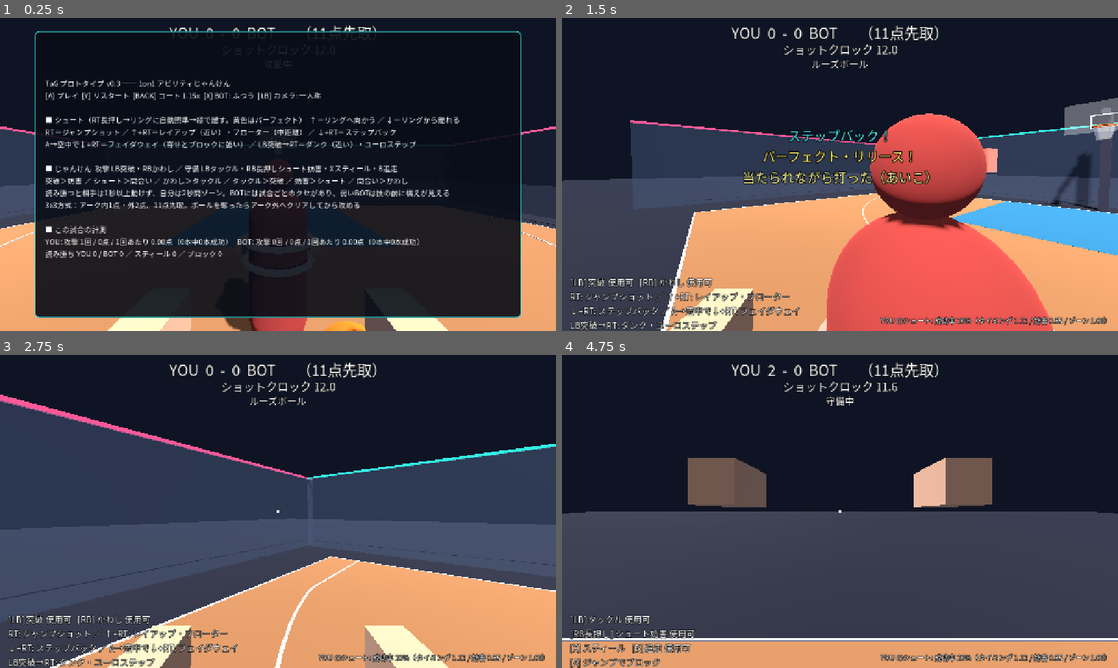
Above: before the commit, frames 1-4 (two rows, left to right).
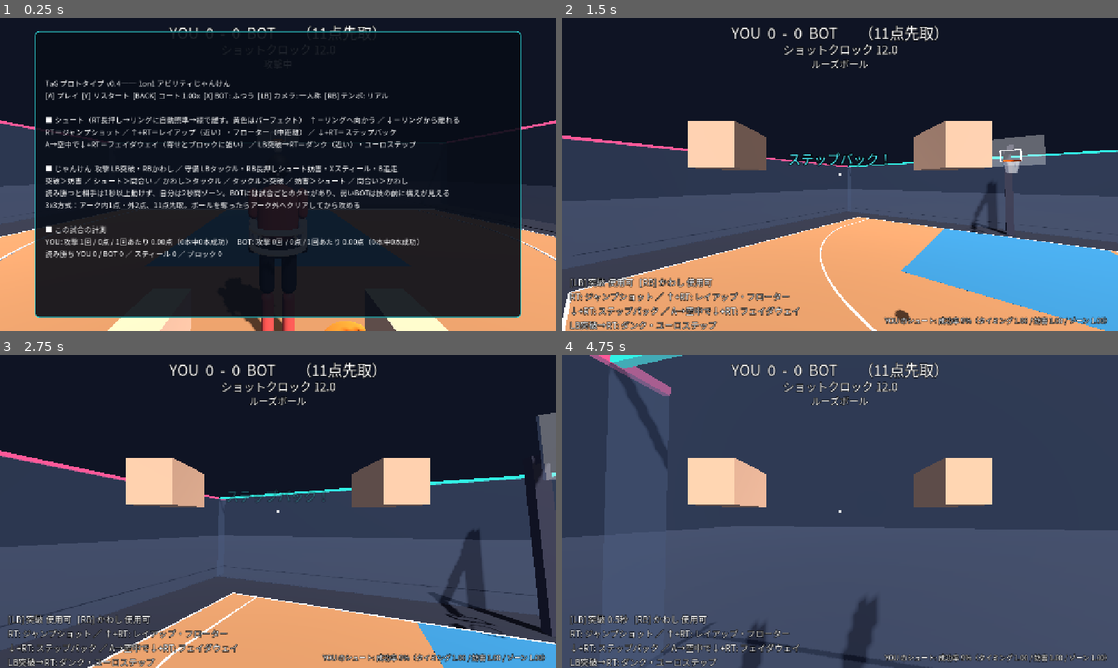
Above: after the commit, the same moments.

Repository: S70RM3892/Basket-team-play-TaG
Game: Godot game, scene res://main.tscn
The game is run twice, just before and just after one commit, with the same random seed, the same clock (stepped at 60 frames per second) and the same inputs.
Inputs (mouse positions are in pixels of both pictures, inside the frame that each line leads up to):
- Up to frame 1 (0.25 s): no input
- Up to frame 2 (1.5 s): tap Enter (menu_ok) at 0.5 s; move the mouse to (962, 158) at 0.52 s; press the mouse at (962, 158) at 0.53 s; hold D (move_right) 0.53-1.28 s; tap Space (jump) at 0.77, 1.07 s; tap Shift (step) at 0.8, 1.35 s; move the mouse to (812, 174) at 1.27 s; release the mouse at (812, 174) at 1.28 s; hold W (move_fwd) from 1.28 s (still down)
- Up to frame 3 (2.75 s): keep holding W (move_fwd); tap Space (jump) at 1.52, 1.55, 1.82, 2.1 s; move the mouse to (289, 505) at 2.02 s; press the mouse at (289, 505) at 2.03 s
- Up to frame 4 (4.75 s): move the mouse to (834, 517) at 2.77 s; release the mouse at (834, 517) at 2.78 s; tap Q (ability1) at 2.85 s; click (834, 517) at 2.92 s; tap Space (jump) at 3.02, 3.32, 3.77, 3.8, 4.07, 4.52 s; tap Shift (step) at 3.05 s; move the mouse to (878, 514) at 3.52 s; hold E (ability2) 3.53-4.28 s; tap Escape (pause) at 4.15 s; move the mouse to (673, 464) at 4.27 s; release W (move_fwd) at 4.28 s; hold A (move_left) from 4.28 s (still down); click (673, 464) at 4.35 s

The runs differ from the first frame. In frame 1, 1.5% of the frame differs, in the area x 0-100%, y 19-100%; in frame 2, 45%; in frame 3, 35%; in frame 4, 90%, in the area x 0-100%, y 0-100%.

Commit message:
Prototype v0.4: realistic tempo and articulated player rig
- Tempo tuned to real data: jumper ~0.75s to optimal release, layup ~0.96s,
  run 4.8 m/s, dash 7.5 m/s, real gravity, heavier acceleration; auto-jump
  apex still lands on the perfect zone for every shot type
- Pause-menu tempo toggle (real / fast) and real-size court by default
- New procedural humanoid rig (hips, spine, neck, shoulders, elbows, hips,
  knees) with poses for run, dribble, defensive stance, each shot type,
  contest, tackle, spin dodge, stagger and knockdown; TaG rings on waist

Co-Authored-By: Claude Opus 5.5 <noreply@anthropic.com>
Claude-Session: https://claude.ai/code/session_014atymtKrLsjMvGRD2tjQcD

Diff:
--- a/prototype/project.godot
+++ b/prototype/project.godot
@@ -7,7 +7,7 @@
 
 config/name="TaG Prototype"
 config/description="Basket Team-play TaG: 1on1 ability rock-paper-scissors prototype"
-config/version="0.3.0"
+config/version="0.4.0"
 run/main_scene="res://main.tscn"
 config/features=PackedStringArray("4.7", "GL Compatibility")
 config/icon="res://icon.svg"
--- a/prototype/scripts/athlete.gd
+++ b/prototype/scripts/athlete.gd
@@ -4,29 +4,29 @@
 
 enum S { NORMAL, DASH_START, DASH, DODGE_START, DODGE, DODGE_RECOVER, TACKLE_START, TACKLE, TACKLE_RECOVER, CONTEST_START, CONTEST, STEP, DOWN, STAGGER, STEAL_RECOVER, SHOOT }
 
-const WALK_SPEED := 6.2
-const DRIBBLE_SPEED := 5.6
-const SHOOT_MOVE_SPEED := 1.6
-const CONTEST_MOVE_SPEED := 1.4
-const ACCEL := 34.0
-const GRAVITY := 13.0
-const JUMP_VEL := 4.6
+const WALK_SPEED := 4.8
+const DRIBBLE_SPEED := 4.4
+const SHOOT_MOVE_SPEED := 1.2
+const CONTEST_MOVE_SPEED := 1.2
+const ACCEL := 14.0
+const GRAVITY := 9.8
+const JUMP_VEL := 3.8
 
 # 突破（攻撃・移動系）
 const DASH_START_T := 0.15
-const DASH_T := 0.30
-const DASH_SPEED := 13.0
+const DASH_T := 0.45
+const DASH_SPEED := 7.5
 const DASH_CD := 4.0
 # かわし（攻撃・妨害回避系）
 const DODGE_START_T := 0.08
-const DODGE_T := 0.36
-const DODGE_SPEED := 4.8
+const DODGE_T := 0.4
+const DODGE_SPEED := 3.5
 const DODGE_RECOVER_T := 0.45
 const DODGE_CD := 5.0
 # タックル（守備・タックル系）
 const TACKLE_START_T := 0.15
-const TACKLE_T := 0.20
-const TACKLE_SPEED := 9.0
+const TACKLE_T := 0.25
+const TACKLE_SPEED := 6.5
 const TACKLE_RECOVER_T := 0.50
 const TACKLE_WHIFF_EXTRA := 0.35
 const TACKLE_CD := 5.0
@@ -37,8 +37,8 @@
 const CONTEST_CD := 5.0
 const CONTEST_RANGE := 2.4
 # 追走ステップ（守備・移動系＝間合い）
-const STEP_T := 0.2
-const STEP_SPEED := 8.5
+const STEP_T := 0.25
+const STEP_SPEED := 5.5
 const STEP_CD := 2.5
 # 素の守備
 const STEAL_CD := 1.2
@@ -50,13 +50,13 @@
 #  meter=溜めが1.0になるまでの秒数 / mult=成功率の倍率 / prox=寄せの効きやすさ（小さいほど寄せに強い）
 #  block=ブロックされやすさ / angle=弾道の角度（0は距離で自動）/ jump_at・jump_v=自動ジャンプ（頂点が「パーフェクト」付近に来る）
 const SHOT_TYPES := {
-	"jumper": {"name": "ジャンプショット", "meter": 0.7, "mult": 1.0, "prox": 1.0, "block": 1.0, "angle": 0.0, "jump_at": 0.2, "jump_v": 4.0},
-	"stepback": {"name": "ステップバック", "meter": 0.75, "mult": 0.95, "prox": 1.0, "block": 0.8, "angle": 0.0, "jump_at": 0.25, "jump_v": 4.0},
-	"fade": {"name": "フェイダウェイ", "meter": 0.45, "mult": 0.86, "prox": 0.45, "block": 0.4, "angle": 56.0, "jump_at": -1.0, "jump_v": 0.0},
-	"layup": {"name": "レイアップ", "meter": 0.8, "mult": 1.05, "prox": 1.0, "block": 1.3, "angle": 0.0, "jump_at": 0.25, "jump_v": 4.4},
-	"euro": {"name": "ユーロステップ", "meter": 0.8, "mult": 1.0, "prox": 0.5, "block": 0.6, "angle": 0.0, "jump_at": 0.25, "jump_v": 4.4},
-	"floater": {"name": "フローター", "meter": 0.6, "mult": 0.95, "prox": 0.6, "block": 0.3, "angle": 66.0, "jump_at": 0.19, "jump_v": 3.2},
-	"dunk": {"name": "ダンク", "meter": 0.5, "mult": 1.0, "prox": 0.7, "block": 1.5, "angle": 0.0, "jump_at": 0.0, "jump_v": 5.0},
+	"jumper": {"name": "ジャンプショット", "meter": 1.0, "mult": 1.0, "prox": 1.0, "block": 1.0, "angle": 0.0, "jump_at": 0.4, "jump_v": 3.4},
+	"stepback": {"name": "ステップバック", "meter": 1.28, "mult": 0.95, "prox": 1.0, "block": 0.8, "angle": 0.0, "jump_at": 0.6, "jump_v": 3.4},
+	"fade": {"name": "フェイダウェイ", "meter": 0.4, "mult": 0.86, "prox": 0.45, "block": 0.4, "angle": 56.0, "jump_at": -1.0, "jump_v": 0.0},
+	"layup": {"name": "レイアップ", "meter": 1.3, "mult": 1.05, "prox": 1.0, "block": 1.3, "angle": 0.0, "jump_at": 0.55, "jump_v": 4.0},
+	"euro": {"name": "ユーロステップ", "meter": 1.35, "mult": 1.0, "prox": 0.5, "block": 0.6, "angle": 0.0, "jump_at": 0.6, "jump_v": 4.0},
+	"floater": {"name": "フローター", "meter": 0.95, "mult": 0.95, "prox": 0.6, "block": 0.3, "angle": 66.0, "jump_at": 0.4, "jump_v": 3.0},
+	"dunk": {"name": "ダンク", "meter": 0.8, "mult": 1.0, "prox": 0.7, "block": 1.5, "angle": 0.0, "jump_at": 0.15, "jump_v": 4.4},
 }
 const SHOT_AUTO_RELEASE := 1.3
 const ZONE_T := 2.0
@@ -100,6 +100,8 @@
 var i_step := false
 var i_steal := false
 
+const RigScript = preload("res://scripts/rig.gd")
+var rig
 var camera: Camera3D
 var pivot: Node3D
 var ring1_mat: StandardMaterial3D
@@ -131,41 +133,24 @@
 	add_child(pivot)
 	body_mat = StandardMaterial3D.new()
 	body_mat.albedo_color = color.darkened(0.35)
-	var body := MeshInstance3D.new()
-	var cm := CapsuleMesh.new()
-	cm.radius = 0.3
-	cm.height = 1.55
-	body.mesh = cm
-	body.material_override = body_mat
-	body.position.y = 0.78
-	pivot.add_child(body)
-	var head := MeshInstance3D.new()
-	var hm := SphereMesh.new()
-	hm.radius = 0.16
-	hm.height = 0.32
-	head.mesh = hm
-	head.material_override = body_mat
-	head.position.y = 1.7
-	pivot.add_child(head)
-	var visor := MeshInstance3D.new()
-	var vm := BoxMesh.new()
-	vm.size = Vector3(0.24, 0.07, 0.05)
-	visor.mesh = vm
-	var vmat := StandardMaterial3D.new()
-	vmat.albedo_color = Color(0.05, 0.05, 0.08)
-	vmat.emission_enabled = true
-	vmat.emission = color
-	vmat.emission_energy_multiplier = 1.5
-	visor.material_override = vmat
-	visor.position = Vector3(0, 1.72, -0.15)
-	pivot.add_child(visor)
+	rig = RigScript.new()
+	pivot.add_child(rig)
+	rig.build(color)
 	# TaGリング：上＝アビリティ1、下＝アビリティ2。光っていれば使用可能（クールダウンが相手に見える）
 	ring1_mat = _make_glow(color)
 	ring2_mat = _make_glow(color)
-	pivot.add_child(_make_ring(1.05, ring1_mat))
-	pivot.add_child(_make_ring(0.85, ring2_mat))
-	hand_l = _make_hand(Vector3(-0.38, 0.95, -0.05))
-	hand_r = _make_hand(Vector3(0.38, 0.95, -0.05))
+	var r1 := _make_ring(0.0, ring1_mat)
+	var r2 := _make_ring(0.0, ring2_mat)
+	r1.position.y = 0.16
+	r2.position.y = -0.02
+	r1.scale = Vector3(0.8, 1.0, 0.7)
+	r2.scale = Vector3(0.8, 1.0, 0.7)
+	rig.spine_node().add_child(r1)
+	rig.spine_node().add_child(r2)
+	hand_l = Node3D.new()
+	hand_r = Node3D.new()
+	hand_l.set_meta("rest", Vector3.ZERO)
+	hand_r.set_meta("rest", Vector3.ZERO)
 	pivot.add_child(hand_l)
 	pivot.add_child(hand_r)
 	# シュート妨害フィールド
@@ -559,22 +544,22 @@
 		"layup":
 			if dist < 0.7:
 				return Vector3.ZERO
-			return tr * (5.0 if t < 0.28 else 2.0)
+			return tr * (3.6 if t < 0.55 else 1.6)
 		"euro":
 			var side := right_vec() * shot_side
-			if t < 0.14:
-				return side * 5.5 + tr * 2.0
+			if t < 0.25:
+				return side * 3.6 + tr * 1.2
 			if dist < 0.7:
 				return Vector3.ZERO
-			return tr * (5.0 if t < 0.3 else 1.5)
+			return tr * (3.6 if t < 0.6 else 1.2)
 		"dunk":
-			return tr * 6.5 if dist > 0.55 else Vector3.ZERO
+			return tr * 5.0 if dist > 0.55 else Vector3.ZERO
 		"stepback":
-			return -tr * 6.5 if t < 0.22 else hv.move_toward(Vector3.ZERO, ACCEL * delta)
+			return -tr * 3.8 if t < 0.35 else hv.move_toward(Vector3.ZERO, ACCEL * delta)
 		"fade":
-			return -tr * 2.4
+			return -tr * 1.8
 		"floater":
-			return tr * 2.5 if dist > 1.0 else Vector3.ZERO
+			return tr * 2.0 if dist > 1.0 else Vector3.ZERO
 	return hv.move_toward(Vector3.ZERO, ACCEL * delta)
 
 
@@ -590,7 +575,7 @@
 		S.DASH:
 			hv = dir_lock * DASH_SPEED
 		S.DODGE:
-			hv = dir_lock * DODGE_SPEED + forward() * 1.5
+			hv = dir_lock * DODGE_SPEED + forward() * 1.0
 		S.TACKLE:
 			hv = dir_lock * TACKLE_SPEED
 		S.STEP:
@@ -732,6 +717,7 @@
 
 
 func _update_visuals(_delta: float) -> void:
+	rig.animate(self, S, _delta)
 	var r1_ready: bool
 	var r2_ready: bool
 	if role() == 2:
@@ -763,22 +749,10 @@
 	ring1_mat.albedo_color = tell if r1_ready else Color(0.15, 0.15, 0.18)
 	ring2_mat.albedo_color = tell if r2_ready else Color(0.15, 0.15, 0.18)
 	field_mesh.visible = state == S.CONTEST or state == S.CONTEST_START
-	var crouch := 1.0
 	var tilt := 0.0
-	if state == S.TACKLE_START:
-		crouch = 0.82
-	elif state == S.NORMAL and pretell == "tackle":
-		crouch = 0.88
-	elif state == S.DOWN:
+	if state == S.DOWN:
 		tilt = -1.35
-	elif state == S.STAGGER:
-		tilt = 0.25
-	elif state == S.SHOOT and shot_type == "fade":
-		tilt = 0.3
-	elif state == S.SHOOT and (shot_type == "layup" or shot_type == "euro" or shot_type == "dunk"):
-		tilt = -0.15
-	pivot.scale.y = crouch
-	pivot.rotation.x = tilt
+	pivot.rotation.x = lerp_angle(pivot.rotation.x, tilt, 0.2)
 	var up := state == S.CONTEST or state == S.CONTEST_START or (not is_on_floor() and role() != 1) or (state == S.NORMAL and pretell == "contest")
 	for h in [hand_l, hand_r]:
 		var rest: Vector3 = h.get_meta("rest")
--- a/prototype/scripts/hud.gd
+++ b/prototype/scripts/hud.gd
@@ -243,10 +243,10 @@
 
 func _pause_text() -> String:
 	var g = game
-	var t := "TaG プロトタイプ v0.3 ── 1on1 アビリティじゃんけん\n"
+	var t := "TaG プロトタイプ v0.4 ── 1on1 アビリティじゃんけん\n"
 	if g.game_over:
 		t = "試合終了  YOU %d - %d BOT     BOTのクセ: %s\n" % [g.score[0], g.score[1], g.bot.brain.habit_text()]
-	t += "[A] %s  [Y] リスタート  [BACK] コート %.2fx  [X] BOT: %s  [LB] カメラ: %s\n\n" % ["新しい試合" if g.game_over else "プレイ", g.court_scale, g.SKILL_NAMES[g.skill_idx], "三人称" if g.camera_tps else "一人称"]
+	t += "[A] %s  [Y] リスタート  [BACK] コート %.2fx  [X] BOT: %s  [LB] カメラ: %s  [RB] テンポ: %s\n\n" % ["新しい試合" if g.game_over else "プレイ", g.court_scale, g.SKILL_NAMES[g.skill_idx], "三人称" if g.camera_tps else "一人称", g.TEMPO_NAMES[g.tempo_idx]]
 	t += "■ シュート（RT長押し→リングに自動照準→緑で離す。黄色はパーフェクト）  ↑＝リングへ向かう ／ ↓＝リングから離れる\n"
 	t += "RT＝ジャンプショット ／ ↑+RT＝レイアップ（近い）・フローター（中距離） ／ ↓+RT＝ステップバック\n"
 	t += "A→空中で↓+RT＝フェイダウェイ（寄せとブロックに強い） ／ LB突破→RT＝ダンク（近い）・ユーロステップ\n\n"
--- a/prototype/scripts/main.gd
+++ b/prototype/scripts/main.gd
@@ -16,7 +16,10 @@
 const TARGET_SCORE := 11
 const SHOT_CLOCK := 12.0
 
-var scale_idx := 1
+var scale_idx := 0
+var tempo_idx := 0
+const TEMPOS := [1.0, 1.3]
+const TEMPO_NAMES := ["リアル", "速い"]
 var skill_idx := 1
 var camera_tps := false
 var hitstop_until := 0
@@ -116,6 +119,7 @@
 	_act("menu_scale", [_btn(JOY_BUTTON_BACK), _key(KEY_C)])
 	_act("menu_skill", [_btn(JOY_BUTTON_X), _key(KEY_B)])
 	_act("menu_camera", [_btn(JOY_BUTTON_LEFT_SHOULDER), _key(KEY_V)])
+	_act("menu_tempo", [_btn(JOY_BUTTON_RIGHT_SHOULDER), _key(KEY_T)])
 
 
 func _act(name: String, events: Array, deadzone := 0.2) -> void:
@@ -485,12 +489,13 @@
 func _process(_delta: float) -> void:
 	if not autotest:
 		var now := Time.get_ticks_msec()
+		var base: float = TEMPOS[tempo_idx]
 		if now < hitstop_until:
 			Engine.time_scale = 0.05
 		elif now < slowmo_until:
-			Engine.time_scale = 0.4
+			Engine.time_scale = 0.4 * base
 		else:
-			Engine.time_scale = 1.0
+			Engine.time_scale = base
 	if snap_path != "":
 		snap_t += _delta
 		if snap_play and paused and snap_t > 0.3:
@@ -525,6 +530,8 @@
 			new_game()
 		elif Input.is_action_just_pressed("menu_camera"):
 			camera_tps = not camera_tps
+		elif Input.is_action_just_pressed("menu_tempo"):
+			tempo_idx = (tempo_idx + 1) % TEMPOS.size()
 	hud.refresh()
 
 
--- /dev/null
+++ b/prototype/scripts/rig.gd
@@ -0,0 +1,293 @@
+extends Node3D
+## 関節つきの選手モデル（プリミティブで組み、動きはプログラムで付ける）。
+## 走る・ドリブル・シュート（種類ごと）・妨害・タックル・かわし（スピン）などのポーズを持つ。
+## 腕・脚は「下向きにぶら下がる」向きで作ってあり、rotation.x を正にすると前へ振り上がる。
+
+var hips: Node3D
+var spine: Node3D
+var neck: Node3D
+var sh_l: Node3D
+var sh_r: Node3D
+var el_l: Node3D
+var el_r: Node3D
+var hip_l: Node3D
+var hip_r: Node3D
+var kn_l: Node3D
+var kn_r: Node3D
+var phase := 0.0
+var suit: StandardMaterial3D
+var trim: StandardMaterial3D
+var dark: StandardMaterial3D
+
+
+func build(color: Color) -> void:
+	suit = _mat(color.darkened(0.15))
+	trim = _mat(Color(0.92, 0.93, 0.95))
+	dark = _mat(Color(0.12, 0.13, 0.16))
+	hips = _joint(self, Vector3(0, 0.95, 0))
+	_part(hips, _box(Vector3(0.34, 0.16, 0.2)), Vector3(0, 0.0, 0), dark)
+	spine = _joint(hips, Vector3(0, 0.05, 0))
+	_part(spine, _capsule(0.17, 0.6), Vector3(0, 0.3, 0), suit, Vector3(1.3, 1.0, 0.8))
+	_part(spine, _box(Vector3(0.3, 0.12, 0.05)), Vector3(0, 0.42, -0.13), trim)  # 胸のTaGプレート
+	neck = _joint(spine, Vector3(0, 0.66, 0))
+	_part(neck, _sphere(0.13), Vector3(0, 0.12, 0), dark)
+	var visor := _part(neck, _box(Vector3(0.2, 0.06, 0.05)), Vector3(0, 0.14, -0.11), null)
+	var vm := StandardMaterial3D.new()
+	vm.albedo_color = Color(0.05, 0.05, 0.08)
+	vm.emission_enabled = true
+	vm.emission = color
+	vm.emission_energy_multiplier = 1.6
+	visor.material_override = vm
+	# 腕
+	sh_l = _joint(spine, Vector3(-0.25, 0.55, 0))
+	sh_r = _joint(spine, Vector3(0.25, 0.55, 0))
+	for sh in [sh_l, sh_r]:
+		_part(sh, _capsule(0.055, 0.32), Vector3(0, -0.15, 0), suit)
+	el_l = _joint(sh_l, Vector3(0, -0.3, 0))
+	el_r = _joint(sh_r, Vector3(0, -0.3, 0))
+	for el in [el_l, el_r]:
+		_part(el, _capsule(0.05, 0.3), Vector3(0, -0.14, 0), trim)
+		_part(el, _sphere(0.062), Vector3(0, -0.3, 0), dark)
+	# 脚
+	hip_l = _joint(hips, Vector3(-0.11, -0.02, 0))
+	hip_r = _joint(hips, Vector3(0.11, -0.02, 0))
+	for hp in [hip_l, hip_r]:
+		_part(hp, _capsule(0.08, 0.46), Vector3(0, -0.22, 0), dark)
+	kn_l = _joint(hip_l, Vector3(0, -0.45, 0))
+	kn_r = _joint(hip_r, Vector3(0, -0.45, 0))
+	for kn in [kn_l, kn_r]:
+		_part(kn, _capsule(0.065, 0.44), Vector3(0, -0.21, 0), suit)
+		_part(kn, _box(Vector3(0.11, 0.07, 0.26)), Vector3(0, -0.44, -0.05), trim)
+
+
+func spine_node() -> Node3D:
+	return spine
+
+
+func _mat(c: Color) -> StandardMaterial3D:
+	var m := StandardMaterial3D.new()
+	m.albedo_color = c
+	m.roughness = 0.6
+	return m
+
+
+func _joint(parent: Node3D, p: Vector3) -> Node3D:
+	var j := Node3D.new()
+	j.position = p
+	parent.add_child(j)
+	return j
+
+
+func _part(parent: Node3D, mesh: Mesh, p: Vector3, mat: Material, sc := Vector3.ONE) -> MeshInstance3D:
+	var mi := MeshInstance3D.new()
+	mi.mesh = mesh
+	mi.position = p
+	mi.scale = sc
+	if mat:
+		mi.material_override = mat
+	parent.add_child(mi)
+	return mi
+
+
+func _capsule(r: float, h: float) -> CapsuleMesh:
+	var m := CapsuleMesh.new()
+	m.radius = r
+	m.height = h
+	m.radial_segments = 12
+	m.rings = 4
+	return m
+
+
+func _sphere(r: float) -> SphereMesh:
+	var m := SphereMesh.new()
+	m.radius = r
+	m.height = r * 2.0
+	m.radial_segments = 12
+	m.rings = 6
+	return m
+
+
+func _box(s: Vector3) -> BoxMesh:
+	var m := BoxMesh.new()
+	m.size = s
+	return m
+
+
+## a: 選手。S: 状態の列挙。毎フレーム呼ぶ。
+func animate(a, S, delta: float) -> void:
+	var hv := Vector3(a.velocity.x, 0, a.velocity.z)
+	var spd := hv.length()
+	var fwd_spd: float = hv.dot(a.forward())
+	var amp: float = clamp(spd / 5.0, 0.0, 1.0)
+	if spd > 0.3:
+		phase += delta * (5.0 + spd * 1.5) * (1.0 if fwd_spd >= -0.5 else -1.0)
+	var on_floor: bool = a.is_on_floor()
+	var role: int = a.role()
+	var st: int = a.state
+
+	# 既定：走り／立ち
+	var sw := sin(phase)
+	var t := {
+		"hips_y": 0.95 - 0.05 * absf(sw) * amp, "lean": 0.12 * amp, "lean_z": 0.0, "spin": 0.0,
+		"hip_l": sw * 0.75 * amp, "hip_r": -sw * 0.75 * amp,
+		"kn_l": -(0.15 + 0.9 * amp * maxf(0.0, -sw)), "kn_r": -(0.15 + 0.9 * amp * maxf(0.0, sw)),
+		"sh_l": -sw * 0.6 * amp + 0.1, "sh_r": sw * 0.6 * amp + 0.1, "shz_l": -0.12, "shz_r": 0.12,
+		"el_l": 0.5, "el_r": 0.5,
+	}
+	if role == 2 and st == S.NORMAL:
+		# 守備の構え：腰を落として腕を広げる
+		t.hips_y -= 0.1
+		t.kn_l -= 0.55
+		t.kn_r -= 0.55
+		t.hip_l += 0.35
+		t.hip_r += 0.35
+		t.lean = 0.25
+		t.sh_l = 0.5
+		t.sh_r = 0.5
+		t.shz_l = -0.9
+		t.shz_r = 0.9
+		t.el_l = 0.4
+		t.el_r = 0.4
+	if role == 1 and st == S.NORMAL:
+		# ドリブル：右手がボールに合わせて上下、左手は相手から守る
+		var bob := absf(sin(a.dribble_t * 7.5))
+		t.sh_r = 0.45 + 0.25 * bob
+		t.el_r = 0.3 + 0.5 * bob
+		t.shz_r = 0.25
+		t.sh_l = 0.9
+		t.el_l = 0.9
+		t.shz_l = -0.4
+		t.lean += 0.12
+	if not on_floor and st == S.NORMAL:
+		t.kn_l = -1.0
+		t.kn_r = -0.7
+		t.hip_l = 0.6
+		t.hip_r = 0.3
+		if role != 1:
+			t.sh_l = 2.95
+			t.sh_r = 2.95
+			t.el_l = 0.1
+			t.el_r = 0.1
+	match st:
+		S.SHOOT:
+			var k: float = clamp(a.shoot_charge / 0.7, 0.0, 1.0)
+			var ty: String = a.shot_type
+			if ty == "layup" or ty == "euro" or ty == "dunk":
+				# 片手を高く伸ばし、反対の膝を引き上げる
+				t.sh_r = lerp(1.2, 3.0, k)
+				t.el_r = lerp(1.2, 0.05, k)
+				t.sh_l = 1.0
+				t.el_l = 0.8
+				if not on_floor:
+					t.hip_l = 1.3
+					t.kn_l = -1.6
+					t.hip_r = 0.1
+					t.kn_r = -0.2
+				t.lean = 0.15 if ty != "dunk" else 0.3
+			else:
+				# ジャンプショット系：両手でボールを額の上へ持ち上げて放つ
+				t.sh_l = lerp(0.7, 2.7, k)
+				t.sh_r = lerp(0.8, 2.85, k)
+				t.el_l = lerp(1.7, 0.6, k)
+				t.el_r = lerp(1.9, 0.15, k)
+				t.shz_l = -0.15
+				t.shz_r = 0.1
+				if on_floor and k < 0.5:
+					t.kn_l = -0.7
+					t.kn_r = -0.7
+					t.hip_l = 0.45
+					t.hip_r = 0.45
+					t.hips_y = 0.85
+				elif not on_floor:
+					t.kn_l = -0.3
+					t.kn_r = -0.3
+					t.hip_l = 0.1
+					t.hip_r = 0.1
+				t.lean = -0.38 if ty == "fade" else (-0.15 if ty == "stepback" else 0.0)
+		S.CONTEST_START, S.CONTEST:
+			t.sh_l = 3.0
+			t.sh_r = 3.0
+			t.el_l = 0.05
+			t.el_r = 0.05
+			t.shz_l = -0.15
+			t.shz_r = 0.15
+			t.lean = 0.0
+		S.TACKLE_START:
+			t.hips_y = 0.78
+			t.kn_l = -1.1
+			t.kn_r = -1.1
+			t.hip_l = 0.7
+			t.hip_r = 0.7
+			t.lean = 0.55
+			t.sh_l = 0.9
+			t.sh_r = 0.9
+			t.el_l = 1.2
+			t.el_r = 1.2
+		S.TACKLE:
+			t.lean = 0.85
+			t.sh_l = 1.5
+			t.sh_r = 1.5
+			t.el_l = 0.3
+			t.el_r = 0.3
+			t.hip_r = 0.9
+			t.kn_r = -0.8
+			t.hip_l = -0.4
+		S.TACKLE_RECOVER:
+			t.lean = 0.6
+			t.sh_l = 0.4
+			t.sh_r = 0.4
+		S.DASH_START, S.DASH:
+			t.lean = 0.45
+		S.DODGE_START, S.DODGE:
+			# スピンムーブ
+			var side: float = signf(a.dir_lock.dot(a.right_vec()))
+			t.spin = TAU * clamp(a.state_t / 0.36, 0.0, 1.0) * (side if side != 0.0 else 1.0)
+			t.lean = 0.2
+		S.DODGE_RECOVER:
+			t.lean = 0.25
+			t.sh_l = 0.2
+			t.sh_r = 0.2
+		S.STAGGER:
+			t.lean = -0.3
+			t.sh_l = 1.4
+			t.sh_r = 1.4
+			t.shz_l = -1.0
+			t.shz_r = 1.0
+		S.STEAL_RECOVER:
+			t.sh_r = 1.6
+			t.el_r = 0.1
+			t.lean = 0.4
+		S.DOWN:
+			t.shz_l = -1.2
+			t.shz_r = 1.2
+			t.sh_l = 0.4
+			t.sh_r = 0.4
+			t.kn_l = -0.3
+			t.kn_r = -0.6
+		S.STEP:
+			t.lean = 0.2
+	if a.pretell == "tackle" and st == S.NORMAL:
+		t.hips_y = 0.82
+		t.kn_l = -1.0
+		t.kn_r = -1.0
+		t.hip_l = 0.6
+		t.hip_r = 0.6
+		t.lean = 0.5
+	elif a.pretell == "contest" and st == S.NORMAL:
+		t.sh_l = 2.2
+		t.sh_r = 2.2
+
+	var r: float = clamp(18.0 * delta, 0.0, 1.0)
+	hips.position.y = lerp(hips.position.y, float(t.hips_y), r)
+	spine.rotation.x = lerp_angle(spine.rotation.x, -float(t.lean), r)
+	rotation.y = float(t.spin) if st == S.DODGE or st == S.DODGE_START else lerp_angle(rotation.y, 0.0, r)
+	hip_l.rotation.x = lerp_angle(hip_l.rotation.x, float(t.hip_l), r)
+	hip_r.rotation.x = lerp_angle(hip_r.rotation.x, float(t.hip_r), r)
+	kn_l.rotation.x = lerp_angle(kn_l.rotation.x, float(t.kn_l), r)
+	kn_r.rotation.x = lerp_angle(kn_r.rotation.x, float(t.kn_r), r)
+	sh_l.rotation.x = lerp_angle(sh_l.rotation.x, float(t.sh_l), r)
+	sh_r.rotation.x = lerp_angle(sh_r.rotation.x, float(t.sh_r), r)
+	sh_l.rotation.z = lerp_angle(sh_l.rotation.z, float(t.shz_l), r)
+	sh_r.rotation.z = lerp_angle(sh_r.rotation.z, float(t.shz_r), r)
+	el_l.rotation.x = lerp_angle(el_l.rotation.x, float(t.el_l), r)
+	el_r.rotation.x = lerp_angle(el_r.rotation.x, float(t.el_r), r)
Not shown, changed: prototype/export_presets.cfg
Not shown, added: prototype/scripts/rig.gd.uid
